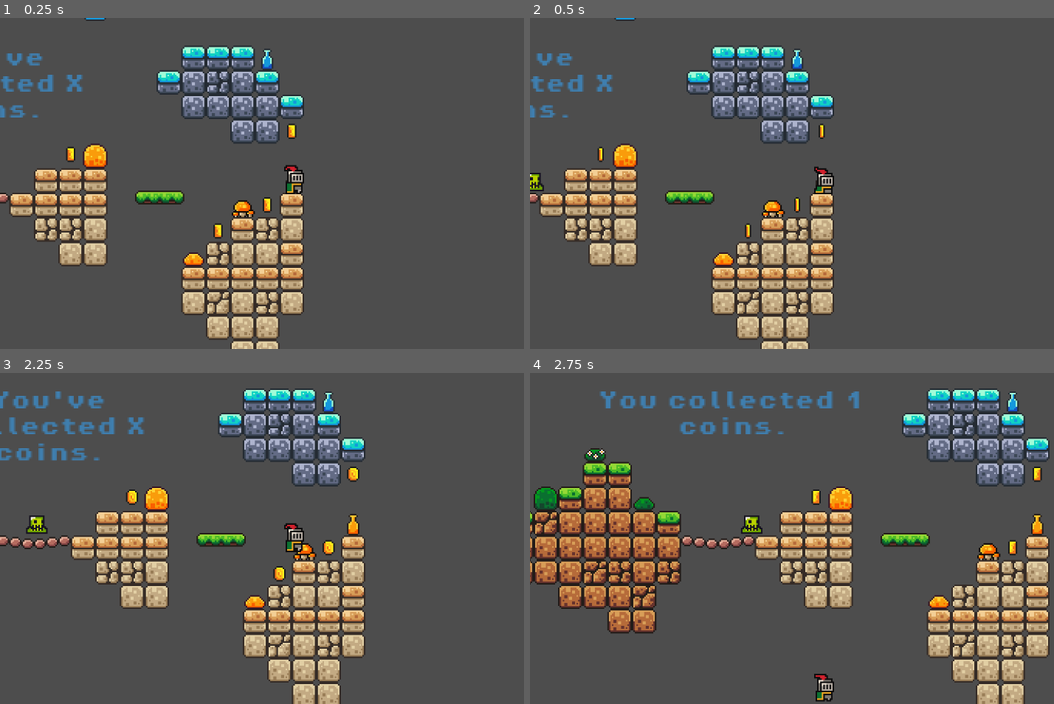
Above: before the commit, frames 1-4 (two rows, left to right).
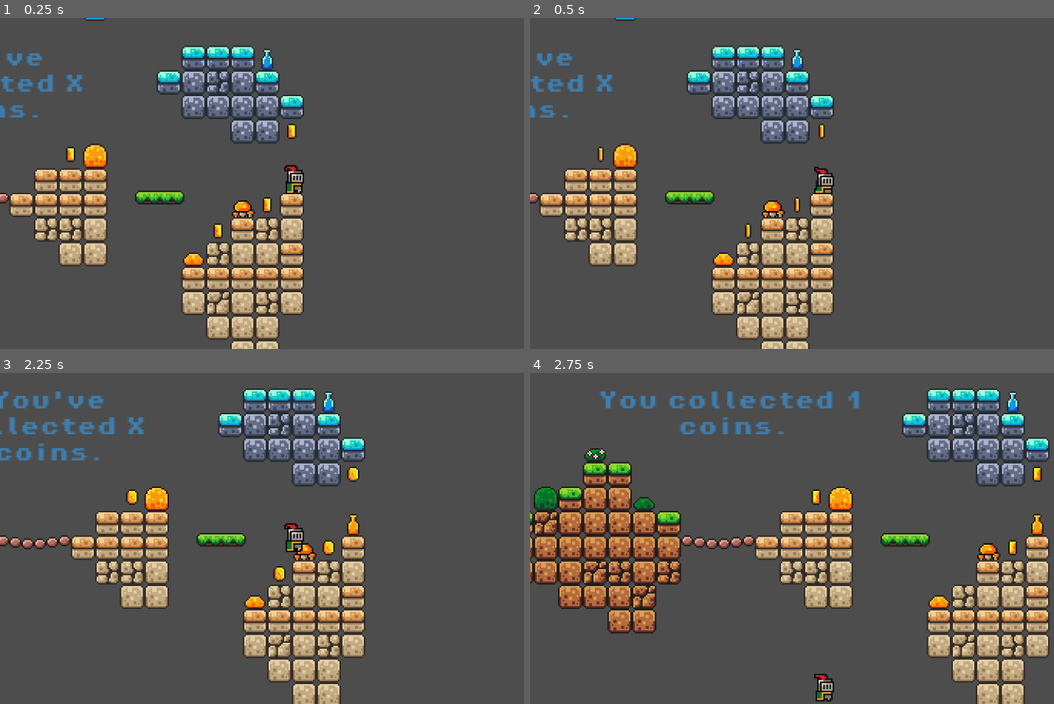
Above: after the commit, the same moments.

Repository: QuanDaoGit/UniHackQHJM
Game: Godot game, scene res://Scenes/Game.tscn
Same seed, same stepped clock (60 frames per second), same inputs: the game is played once before the commit and once after it.
Inputs:
- Up to frame 1 (0.25 s): no input
- Up to frame 2 (0.5 s): no input
- Up to frame 3 (2.25 s): tap Enter (ui_accept) at 0.5, 0.77, 1.52, 2 s; hold Right (ui_right) 0.53-2.03 s; hold Left (ui_left) from 2.03 s (still down)
- Up to frame 4 (2.75 s): keep holding Left (ui_left)

Frame 1 is identical in both runs. In frame 2, 0.1% of the frame differs, in the area x 0-3%, y 46-53%; in frame 3, 0.2%, in the area x 4-10%, y 42-49%; in frame 4, 0.2%.

Commit message:
Revert "Merge branch 'Test'"
This reverts commit 1b1ad5b2e86be40162d8af442c631daed38f2fa7, reversing
changes made to edd80401318d86d23b73b458ee44978696625c7a.

Diff:
--- a/Scenes/Game.tscn
+++ b/Scenes/Game.tscn
@@ -7,7 +7,6 @@
 [ext_resource type="PackedScene" uid="uid://dbnlxowky5bvg" path="res://Scenes/Platform.tscn" id="2_j5yw3"]
 [ext_resource type="PackedScene" uid="uid://b37160rwrwry4" path="res://Scenes/Coin.tscn" id="4_kldst"]
 [ext_resource type="PackedScene" uid="uid://drpqupdk0wraj" path="res://Scenes/Kill Zone.tscn" id="5_b2bpf"]
-[ext_resource type="PackedScene" uid="uid://iljw1so2pc13" path="res://Scenes/slime.tscn" id="6_7lihs"]
 
 [sub_resource type="Animation" id="Animation_iukft"]
 resource_name = "Idle"
@@ -289,10 +288,8 @@
 position = Vector2(262, -15)
 
 [node name="KillZone" parent="." unique_id=41193945 instance=ExtResource("5_b2bpf")]
+collision_mask = 2
 
 [node name="CollisionShape2D" type="CollisionShape2D" parent="KillZone" unique_id=960178965]
 position = Vector2(71, 120)
 shape = SubResource("WorldBoundaryShape2D_b2bpf")
-
-[node name="Slime" parent="." unique_id=738893615 instance=ExtResource("6_7lihs")]
-position = Vector2(44, 18)
--- a/Scenes/Kill Zone.tscn
+++ b/Scenes/Kill Zone.tscn
@@ -3,7 +3,6 @@
 [ext_resource type="Script" uid="uid://ctgnmjsda4qid" path="res://Scenes/kill_zone.gd" id="1_1jqi5"]
 
 [node name="KillZone" type="Area2D" unique_id=41193945]
-collision_mask = 2
 script = ExtResource("1_1jqi5")
 
 [node name="Timer" type="Timer" parent="." unique_id=1679480073]
--- a/Scenes/slime.gd
+++ /dev/null
@@ -1,16 +0,0 @@
-extends Node2D
-
-const SPEED = 60;
-var direction = 1;
-
-@onready var ray_cast_right: RayCast2D = $RayCastRight;
-@onready var ray_cast_left: RayCast2D = $RayCastLeft;
-
-
-func _process(delta):
-	if ray_cast_right.is_colliding():
-		direction = -1;
-	if ray_cast_left.is_colliding():
-		direction = 1;
-
-	position.x += SPEED * delta * direction;
--- a/Scenes/slime.tscn
+++ /dev/null
@@ -1,62 +0,0 @@
-[gd_scene format=3 uid="uid://iljw1so2pc13"]
-
-[ext_resource type="Script" uid="uid://cl537oa30fc71" path="res://Scenes/slime.gd" id="1_aiwxb"]
-[ext_resource type="Texture2D" uid="uid://cqi7iriprgukf" path="res://Assets/brackeys_platformer_assets/sprites/slime_green.png" id="1_swwnm"]
-[ext_resource type="PackedScene" uid="uid://drpqupdk0wraj" path="res://Scenes/Kill Zone.tscn" id="2_aiwxb"]
-
-[sub_resource type="AtlasTexture" id="AtlasTexture_paq7w"]
-atlas = ExtResource("1_swwnm")
-region = Rect2(0, 24, 24, 24)
-
-[sub_resource type="AtlasTexture" id="AtlasTexture_f4si1"]
-atlas = ExtResource("1_swwnm")
-region = Rect2(24, 24, 24, 24)
-
-[sub_resource type="AtlasTexture" id="AtlasTexture_5gljc"]
-atlas = ExtResource("1_swwnm")
-region = Rect2(48, 24, 24, 24)
-
-[sub_resource type="AtlasTexture" id="AtlasTexture_vblni"]
-atlas = ExtResource("1_swwnm")
-region = Rect2(72, 24, 24, 24)
-
-[sub_resource type="SpriteFrames" id="SpriteFrames_e388w"]
-animations = [{
-"frames": [{
-"duration": 1.0,
-"texture": SubResource("AtlasTexture_paq7w")
-}, {
-"duration": 1.0,
-"texture": SubResource("AtlasTexture_f4si1")
-}, {
-"duration": 1.0,
-"texture": SubResource("AtlasTexture_5gljc")
-}, {
-"duration": 1.0,
-"texture": SubResource("AtlasTexture_vblni")
-}],
-"loop": true,
-"name": &"default",
-"speed": 5.0
-}]
-
-[sub_resource type="RectangleShape2D" id="RectangleShape2D_r4o34"]
-size = Vector2(8, 10)
-
-[node name="Slime" type="Node2D" unique_id=738893615]
-script = ExtResource("1_aiwxb")
-
-[node name="AnimatedSprite2D" type="AnimatedSprite2D" parent="." unique_id=244251489]
-position = Vector2(0, -6)
-sprite_frames = SubResource("SpriteFrames_e388w")
-
-[node name="KillZone" parent="." unique_id=41193945 instance=ExtResource("2_aiwxb")]
-
-[node name="CollisionShape2D" type="CollisionShape2D" parent="KillZone" unique_id=1734392874]
-shape = SubResource("RectangleShape2D_r4o34")
-
-[node name="RayCastRight" type="RayCast2D" parent="." unique_id=1722336274]
-target_position = Vector2(13, 0)
-
-[node name="RayCastLeft" type="RayCast2D" parent="." unique_id=1241509198]
-target_position = Vector2(-13, 0)
Not shown, removed: Scenes/slime.gd.uid
